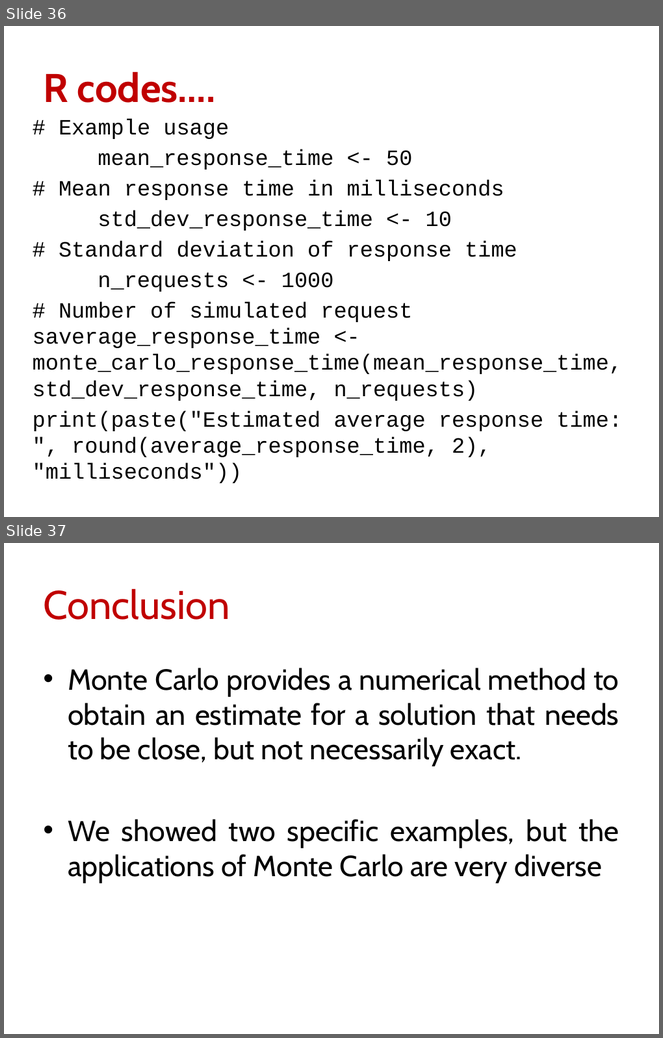
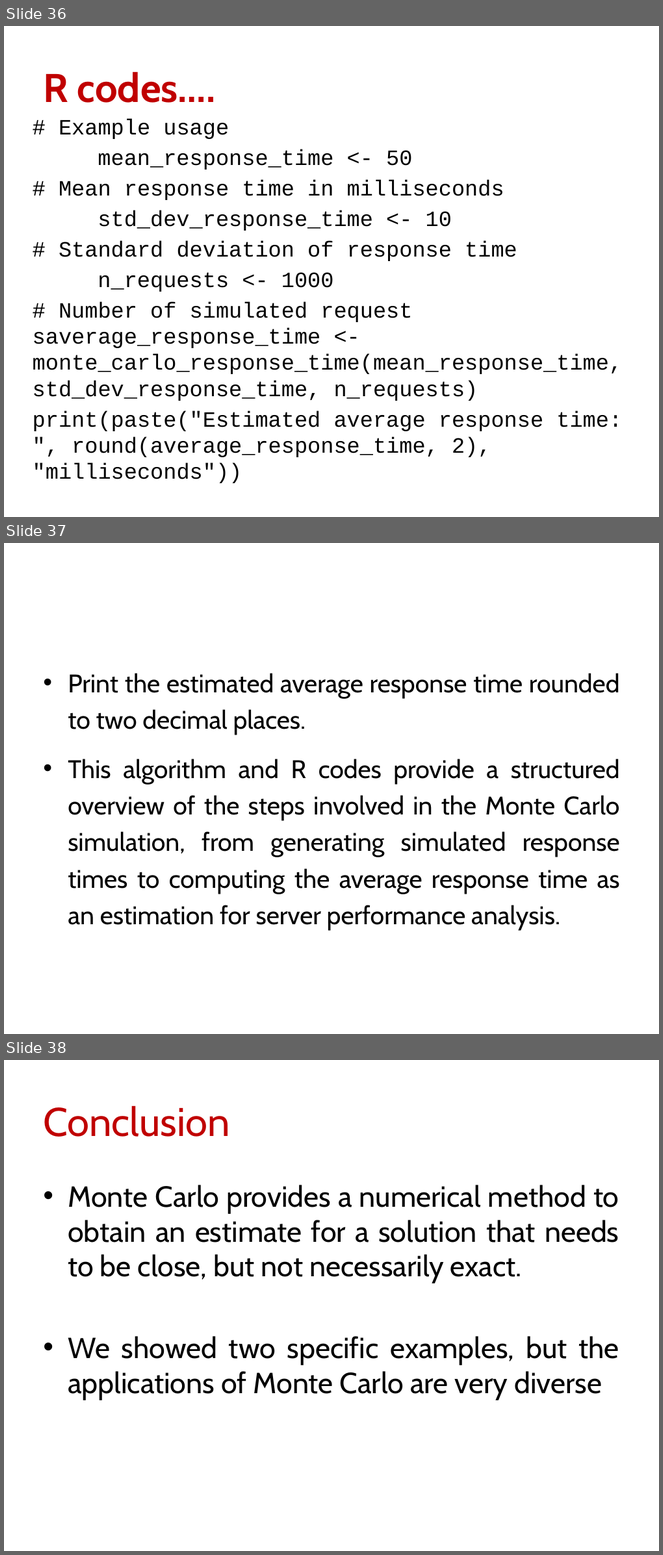
Before and after one commit to Mayooran1987/MC4010_E21, a slide deck: Lect_9.pptx. Shown one above the other, each under a label of ours: slides 36 and 37 before the commit, slides 36, 37 and 38 after it. The pictures are 663x1038 and 663x1555 pixels, drawn with LibreOffice and Linux fonts; fonts in the diff are those of the drawing. Boxes give left, top, right and bottom in pixels: in the first picture for what was removed or moved away, otherwise in the second. Text is boxed around its words. In the diff, an @@ line names an element or a change of style, - is before the commit and + after.

```diff
--- a/Lect_9.pptx
+++ b/Lect_9.pptx
@@ slide 37 added at <box>4,543,659,1034</box>, background #FFFFFF @@
@@ text added at <box>68,673,620,931</box>, 28 pt, text #000000 @@
+• Print the estimated average response time rounded to two decimal places.
+• This algorithm and R codes provide a structured overview of the steps involved in the Monte Carlo simulation, from generating simulated response times to computing the average response time as an estimation for server performance analysis.
@@ what was slide 37 is now slide 38 @@
```
